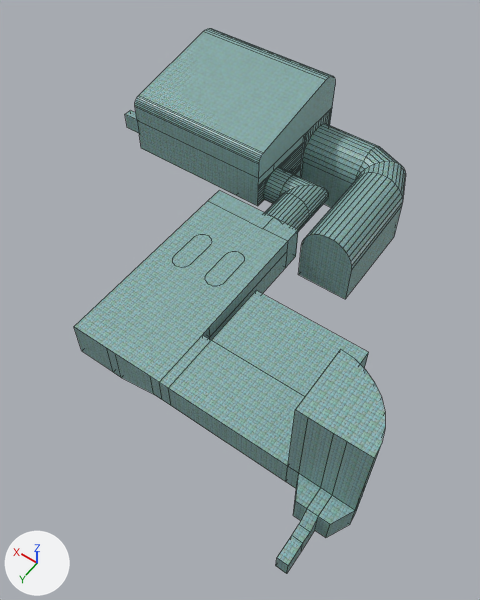
The Blender file Models/Levels/DemoLevel.blend as it was, and as the next commit left it.
Both versions are drawn from a 50 mm camera at (-6.6, 16.9, 51.8) aimed at (17.1, -16.4, -0.4). The lights are fixed; the arrows at lower left show +X, +Y and +Z. Mesh edges are drawn as thin lines.

The older version as bpy lines, for what is in view:
```python
mat_material = principled_material('Material')
mat_material.texture = img_tile_png
mat_material.roughness = 0.4
me_plane = bpy.data.meshes.new('Plane')
me_plane.from_pydata(...)  # 664 vertices, 496 faces; spans x -3.0..44.0, y -43.3..3.0, z -5.0..12.0
me_plane.materials.append(mat_material)  # picture img_tile_png
ob_plane = bpy.data.objects.new('Plane', me_plane)
ob_plane.location = (0.0, 0.0, 0.0)
```
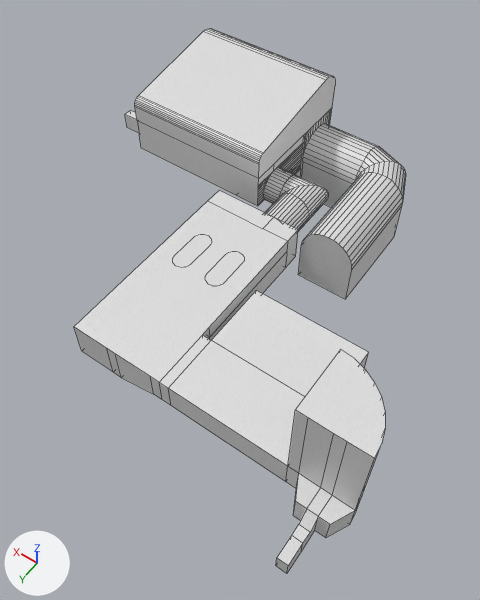
Boxes [x1, y1, x2, y2] around the edits, measured in the pictures (480 x 600 px):
'Plane', surface changed (cyan to white): [74, 28, 406, 574] in both

Patch to the scene script:
```diff
--- a/Models/Levels/DemoLevel.blend.py
+++ b/Models/Levels/DemoLevel.blend.py
@@ img_tile1_png @@
+img_tile1_png = load_image('tile1.png', '../../Textures/tile1.png', 512, 512, 'sRGB')
@@ mat_material @@
 mat_material = principled_material('Material')
-mat_material.texture = img_tile_png
+mat_material.texture = img_tile1_png
 mat_material.roughness = 0.4
```
